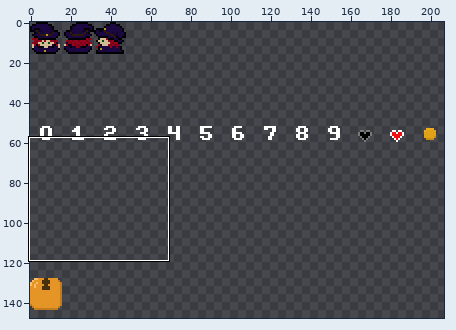
Sprite sheet: src/data/image/4-sprites.png. The first picture is a wide view before the edit; the outline marks the close-up.
Close-up. The starting point:
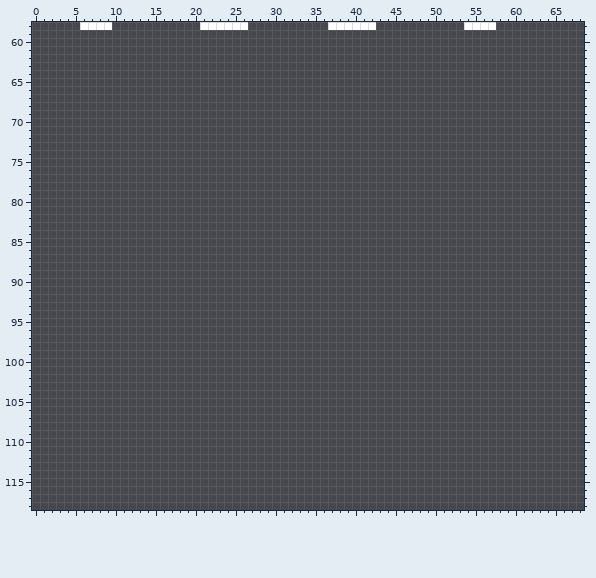
The file is 256x256 pixels. Shown: x 0..68, y 58..118. The wide view leaves out empty margins.
The result:
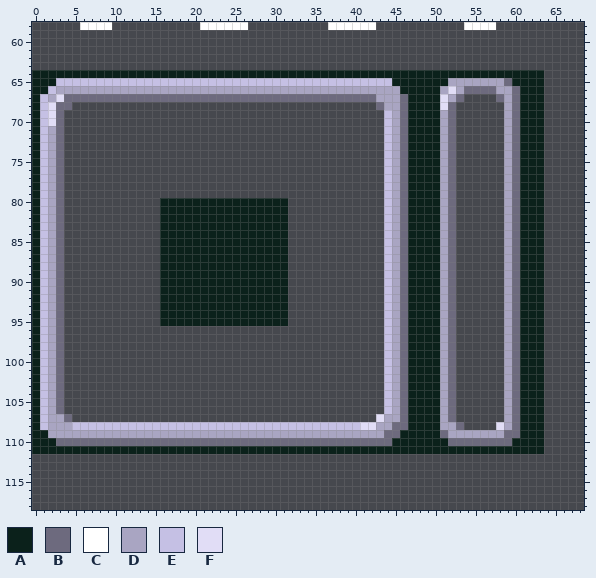
Palette (. is transparent): A #0b211b  B #6d6a7e  C #ffffff  D #a9a5c2  E #c5c0e4  F #e1ddf6
Changes in this commit:
Changed rows in their new state; - is an unchanged pixel.
first column x 0:
 64 AAAAAAAAAAAAAAAAAAAAAAAAAAAAAAAAAAAAAAAAAAAAAAAAAAAAAAAAAAAAAAAA
 65 AAAEEEEEEEEEEEEEEEEEEEEEEEEEEEEEEEEEEEEEEEEEEAAAAAAADDDDDDDBAAAA
 66 AAEDDDDDDDDDDDDDDDDDDDDDDDDDDDDDDDDDDDDDDDDDDDAAAAADFDBBBBDDBAAA
 67 AEDFBBBBBBBBBBBBBBBBBBBBBBBBBBBBBBBBBBBBBBBDDDBAAAAFDB----BDBAAA
 68 AEFBB--------------------------------------BDDBAAAAFB------DBAAA
 69 AEFB----------------------------------------EDBAAAADB------DBAAA
 70 AEFB----------------------------------------EDBAAAADB------DBAAA
 71 AEDB----------------------------------------EDBAAAADB------DBAAA
 72 AEDB----------------------------------------EDBAAAADB------DBAAA
 73 AEDB----------------------------------------EDBAAAADB------DBAAA
 74 AEDB----------------------------------------EDBAAAADB------DBAAA
 75 AEDB----------------------------------------EDBAAAADB------DBAAA
 76 AEDB----------------------------------------EDBAAAADB------DBAAA
 77 AEDB----------------------------------------EDBAAAADB------DBAAA
 78 AEDB----------------------------------------EDBAAAADB------DBAAA
 79 AEDB----------------------------------------EDBAAAADB------DBAAA
 80 AEDB------------AAAAAAAAAAAAAAAA------------EDBAAAADB------DBAAA
 81 AEDB------------AAAAAAAAAAAAAAAA------------EDBAAAADB------DBAAA
 82 AEDB------------AAAAAAAAAAAAAAAA------------EDBAAAADB------DBAAA
 83 AEDB------------AAAAAAAAAAAAAAAA------------EDBAAAADB------DBAAA
 84 AEDB------------AAAAAAAAAAAAAAAA------------EDBAAAADB------DBAAA
 85 AEDB------------AAAAAAAAAAAAAAAA------------EDBAAAADB------DBAAA
 86 AEDB------------AAAAAAAAAAAAAAAA------------EDBAAAADB------DBAAA
 87 AEDB------------AAAAAAAAAAAAAAAA------------EDBAAAADB------DBAAA
 88 AEDB------------AAAAAAAAAAAAAAAA------------EDBAAAADB------DBAAA
 89 AEDB------------AAAAAAAAAAAAAAAA------------EDBAAAADB------DBAAA
 90 AEDB------------AAAAAAAAAAAAAAAA------------EDBAAAADB------DBAAA
 91 AEDB------------AAAAAAAAAAAAAAAA------------EDBAAAADB------DBAAA
 92 AEDB------------AAAAAAAAAAAAAAAA------------EDBAAAADB------DBAAA
 93 AEDB------------AAAAAAAAAAAAAAAA------------EDBAAAADB------DBAAA
 94 AEDB------------AAAAAAAAAAAAAAAA------------EDBAAAADB------DBAAA
 95 AEDB------------AAAAAAAAAAAAAAAA------------EDBAAAADB------DBAAA
 96 AEDB----------------------------------------EDBAAAADB------DBAAA
 97 AEDB----------------------------------------EDBAAAADB------DBAAA
 98 AEDB----------------------------------------EDBAAAADB------DBAAA
 99 AEDB----------------------------------------EDBAAAADB------DBAAA
100 AEDB----------------------------------------EDBAAAADB------DBAAA
101 AEDB----------------------------------------EDBAAAADB------DBAAA
102 AEDB----------------------------------------EDBAAAADB------DBAAA
103 AEDB----------------------------------------EDBAAAADB------DBAAA
104 AEDB----------------------------------------EDBAAAADB------DBAAA
105 AEDB----------------------------------------EDBAAAADB------DBAAA
106 AEDB----------------------------------------EDBAAAADB------DBAAA
107 AEDDB--------------------------------------FDDBAAAADB------DBAAA
108 AEDDDEEEEEEEEEEEEEEEEEEEEEEEEEEEEEEEEEEEEFFDDBBAAAADDB----FDBAAA
109 AADDDDDDDDDDDDDDDDDDDDDDDDDDDDDDDDDDDDDDDDDDBBAAAAABDDDDDDDBBAAA
110 AAABBBBBBBBBBBBBBBBBBBBBBBBBBBBBBBBBBBBBBBBBBAAAAAAABBBBBBBBAAAA
111 AAAAAAAAAAAAAAAAAAAAAAAAAAAAAAAAAAAAAAAAAAAAAAAAAAAAAAAAAAAAAAAA
Boxes around the changes in both close-ups, in picture pixels (x1, y1, x2, y2):
added: (32, 70, 544, 454)
